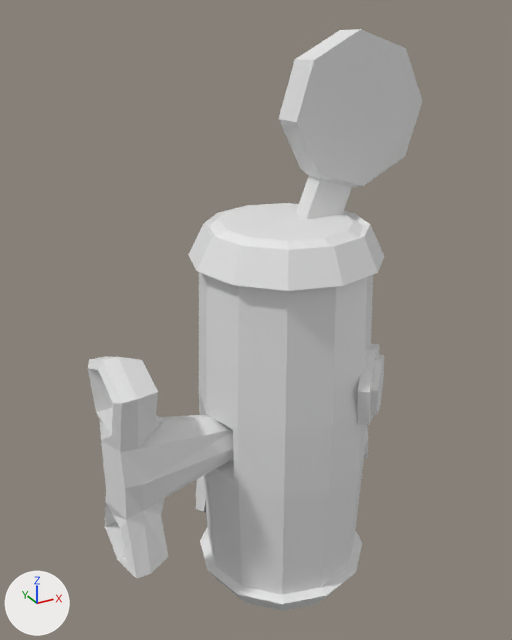
What one commit did to the Blender file Modelos/BombaCowboy.blend.
Before and after are seen from a 50 mm camera at (-0.0954, -0.1522, 0.1661) aimed at (-0.0084, 0.006, 0.087). The lights are fixed; the arrows at lower left show +X, +Y and +Z.
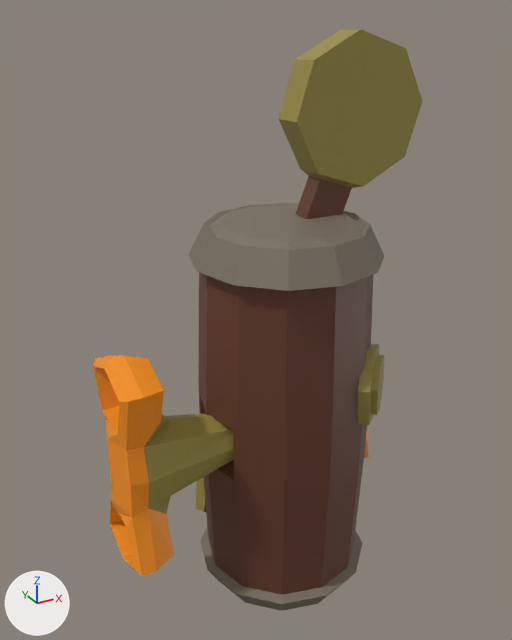
Changed parts and their boxes (x1, y1, x2, y2) in the pictures (512 x 640 px):
'Cube', reshaped
    before: (88, 29, 422, 611)
    after: (94, 29, 422, 611)
part 1 of me_cube_001, built on
    before: (88, 368, 234, 570)
    after: (94, 367, 234, 569)
part 2 of me_cube_001, recoloured (grey to brown)
    both: (199, 176, 373, 595)
part 3 of me_cube_001, recoloured (grey to brown)
    both: (196, 29, 422, 512)
part 4 of me_cube_001, recoloured (grey to orange)
    before: (88, 356, 368, 579)
    after: (94, 355, 368, 576)
part 5 of me_cube_001, recoloured
    both: (188, 203, 384, 611)

The edits, one by one:
Material 'Material.001' (mat_material_001) is new.
Its base color is (0.131, 0.0455, 0.0246) (brown #653c2b).
Material 'Material.004' (mat_material_004) is new.
Its base color is (0.194, 0.162, 0.122) (brown #7a7062).
Material 'Material.003' (mat_material_003) is new.
Its base color is (1.0, 0.305, 0.00931) (orange #ff9618).
Material 'Material.002' (mat_material_002) is new.
Its base color is (0.328, 0.264, 0.057) (yellow #9b8c44).
me_cube_001 is used by ob_cube; location (0.0, 0.0, 0.0).
me_cube_001 had 419 vertices, 392 faces and spanned x -0.056..0.039, y -0.024..0.031, z 0.001..0.161.
me_cube_001 now has 431 vertices, 402 faces and spans x -0.055..0.039, y -0.024..0.031, z 0.001..0.161.
Part 1, on me_cube_001:
12 faces are deleted.
37 vertices in x -0.056..-0.02, y -0.013..0.013, z 0.025..0.088 move by (0.001, 0.0, 0.0).
24 vertices in x -0.054..-0.044, y -0.013..0.013, z 0.025..0.088 move by (0.002, 0.0, 0.0).
12 new vertices lie (-0.006, 0.0, 0.0) away from vertices in x -0.044, y -0.01..0.01, z 0.027..0.086.
24 new faces join them, mat_material_003 (orange #ff9618).
me_cube_001 part 2: 54 faces spanning x -0.026..0.024, y -0.023..0.027, z 0.01..0.146 switch from no material to mat_material_001 (brown #653c2b).
me_cube_001 part 3: 158 faces spanning x -0.048..0.039, y -0.024..0.031, z 0.014..0.161 switch from no material to mat_material_002 (yellow #9b8c44).
me_cube_001 part 4: 52 faces spanning x -0.055..0.03, y -0.013..0.024, z 0.025..0.154 switch from no material to mat_material_003 (orange #ff9618).
me_cube_001 part 5: 114 faces spanning x -0.027..0.037, y -0.024..0.028, z 0.001..0.16 switch from no material to mat_material_004 (brown #7a7062).
